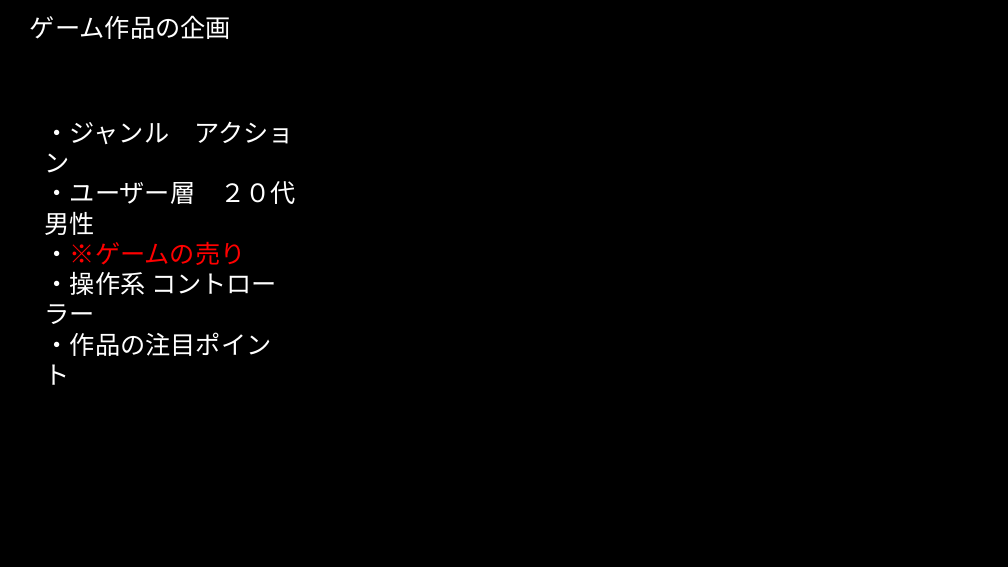
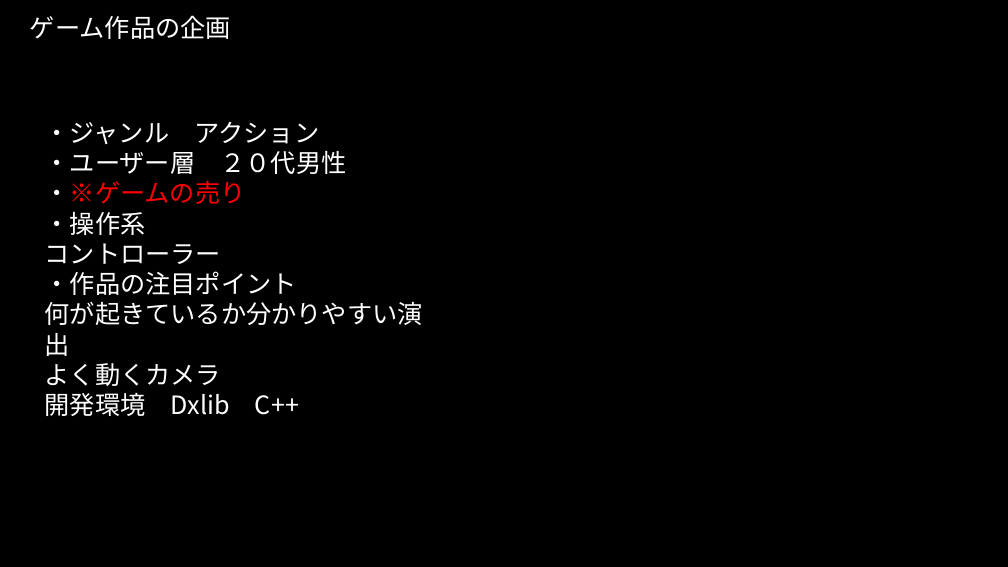
Before and after one commit to ryo-cpu/Camera, a slide deck: slide 2 of 概要書.pptx. Drawn at 1008x567 pixels with LibreOffice and Linux fonts; fonts in the diff are those of the drawing. Boxes give left, top, right and bottom in pixels: in the first picture for what was removed or moved away, otherwise in the second. Text is boxed around its words. In the diff, an @@ line names an element or a change of style, - is before the commit and + after.

Commit message:
ローリング　要改善

```diff
--- a/概要書.pptx
+++ b/概要書.pptx
@@ text at (45, 121, 423, 386): text changed @@
-・ジャンル アクション
-・ユーザー層 ２０代男性
-・※ゲームの売り
-・操作系 コントローラー
-・作品の注目ポイント
+・ジャンル アクション
+・ユーザー層 ２０代男性
+・※ゲームの売り
+・操作系
+コントローラー
+・作品の注目ポイント
+何が起きているか分かりやすい演出
+よく動くカメラ
+開発環境 Dxlib C++
```
Also in this commit, not shown: 4 other slides changed, 3 other files.
